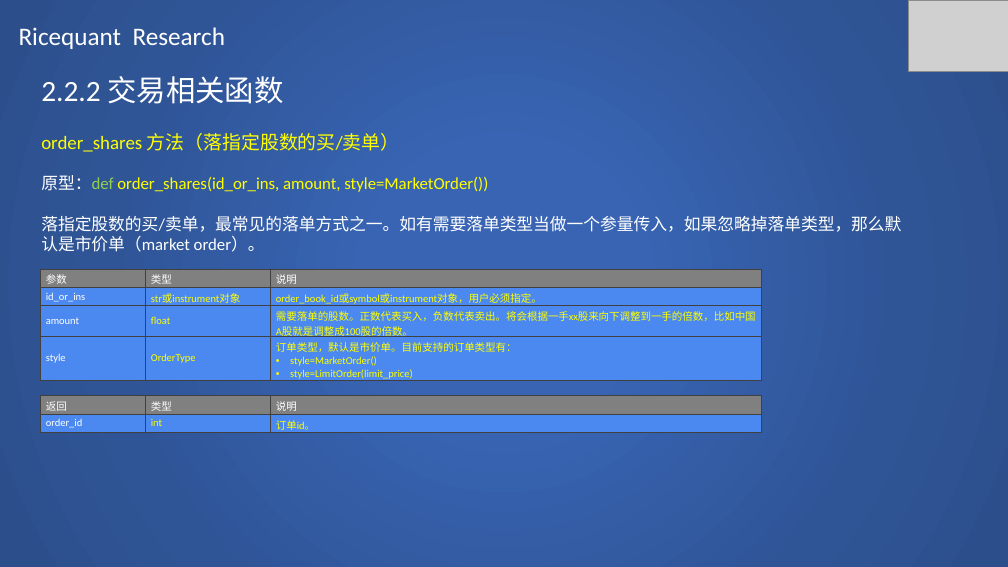
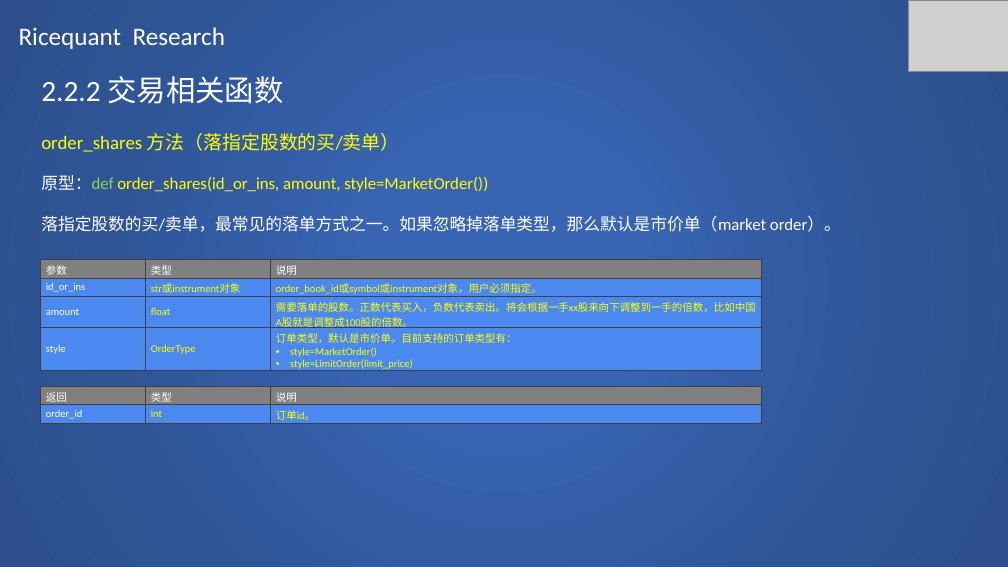
Before and after one commit to SCITLAS/Stellar, a slide deck: slide 18 of Stellar_0.1/documents/rice_quant_research.pptx. Drawn at 1008x567 pixels with LibreOffice and Linux fonts; fonts in the diff are those of the drawing; grey boxes stand for pictures. Boxes give left, top, right and bottom in pixels: in the first picture for what was removed or moved away, otherwise in the second. Text is boxed around its words. In the diff, an @@ line names an element or a change of style, - is before the commit and + after.

```diff
--- a/Stellar_0.1/documents/rice_quant_research.pptx
+++ b/Stellar_0.1/documents/rice_quant_research.pptx
@@ text at box(41, 216, 841, 232): text changed @@
-落指定股数的买/卖单，最常见的落单方式之一。如有需要落单类型当做一个参量传入，如果忽略掉落单类型，那么默认是市价单（market order）。
+落指定股数的买/卖单，最常见的落单方式之一。如果忽略掉落单类型，那么默认是市价单（market order）。
@@ table: place and size @@
-table at box(40, 269, 762, 383)
+table at box(40, 260, 762, 375)
@@ table: place and size @@
-table at box(40, 396, 762, 434)
+table at box(40, 386, 762, 424)
```
Also in this commit, not shown: 19 other slides changed, 22 slides added, 1 other file.
